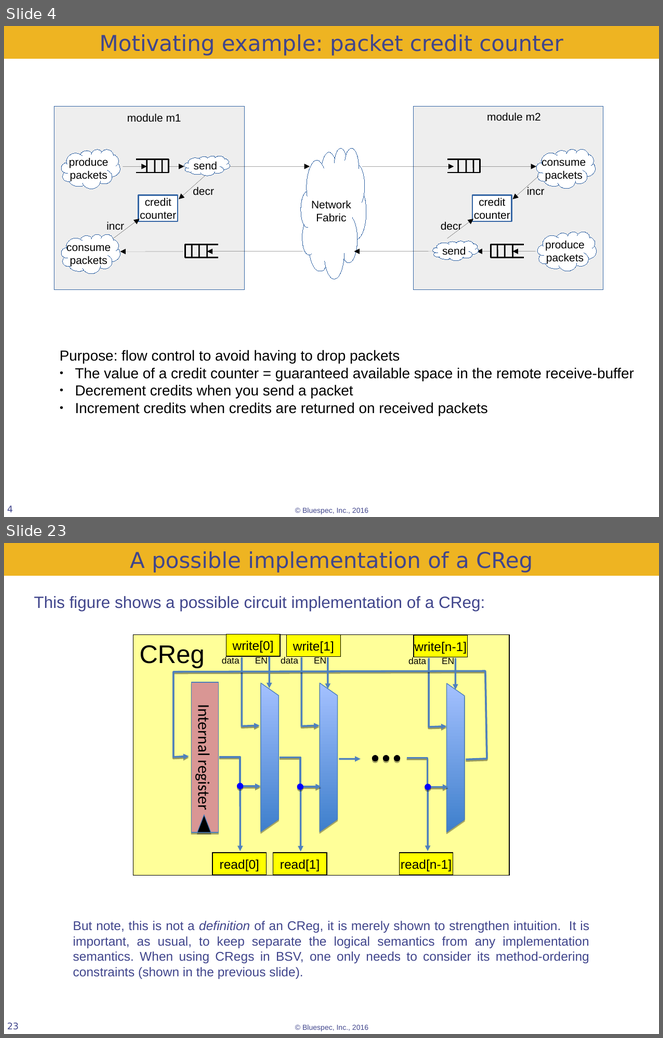
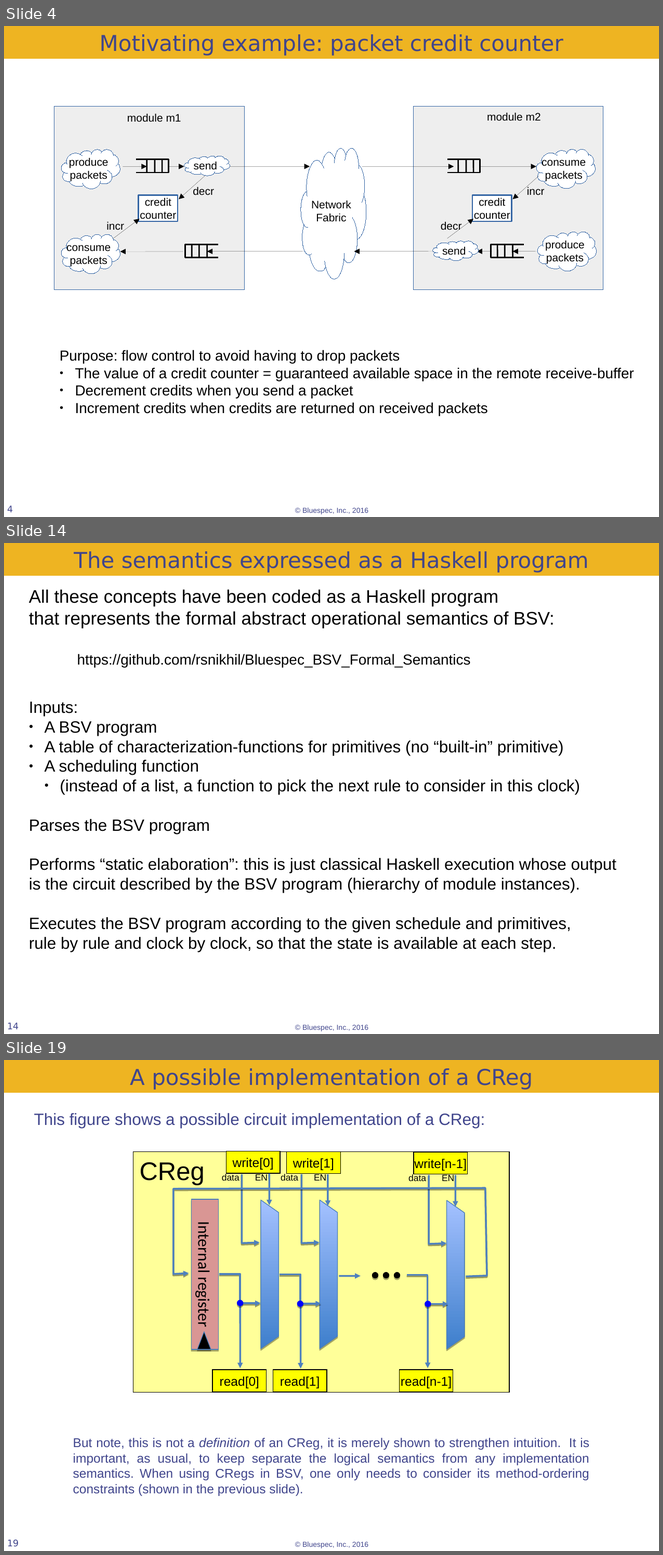
Before and after one commit to rsnikhil/Bluespec_BSV_Formal_Semantics, a slide deck: BSV_Semantics.odp. Shown one above the other, each under a label of ours: slides 4 and 23 before the commit, slides 4, 14 and 19 after it; the slides between them are not shown. The pictures are 663x1038 and 663x1555 pixels, drawn with LibreOffice and Linux fonts; fonts in the diff are those of the drawing; background and template pictures are left out. Boxes give left, top, right and bottom in pixels: in the first picture for what was removed or moved away, otherwise in the second. Text is boxed around its words. In the diff, an @@ line names an element or a change of style, - is before the commit and + after.

```diff
--- a/BSV_Semantics.odp
+++ b/BSV_Semantics.odp
@@ slide 14 added at (4,543,659,1034), background #FFFFFF; not listed: 1 template element that a slide beside it also shows @@
@@ rectangle added at (4,543,659,576), fill #EEB422, 24 pt, text #40458C @@
+The semantics expressed as a Haskell program
@@ text added at (29,589,555,667), 20 pt, text #000000 @@
+All these concepts have been coded as a Haskell program
+that represents the formal abstract operational semantics of BSV:
+https://github.com/rsnikhil/Bluespec_BSV_Formal_Semantics
@@ text added at (29,702,617,952), 18 pt, text #000000 @@
+Inputs:
+● A BSV program
+● A table of characterization-functions for primitives (no “built-in” primitive)
+● A scheduling function
+  ● (instead of a list, a function to pick the next rule to consider in this clock)
+Parses the BSV program
+Performs “static elaboration”: this is just classical Haskell execution whose output is the circuit described by the BSV program (hierarchy of module instances).
+Executes the BSV program according to the given schedule and primitives,
+rule by rule and clock by clock, so that the state is available at each step.
@@ page number added at (7,1023,19,1030), 10 pt, text #40458C @@
+14
@@ what was slide 23 is now slide 19 @@
@@ page number at (7,1540,19,1547): text changed @@
-23
+19
```
Also in this commit, not shown: 7 slides changed, 7 other slides added, 5 slides removed.
